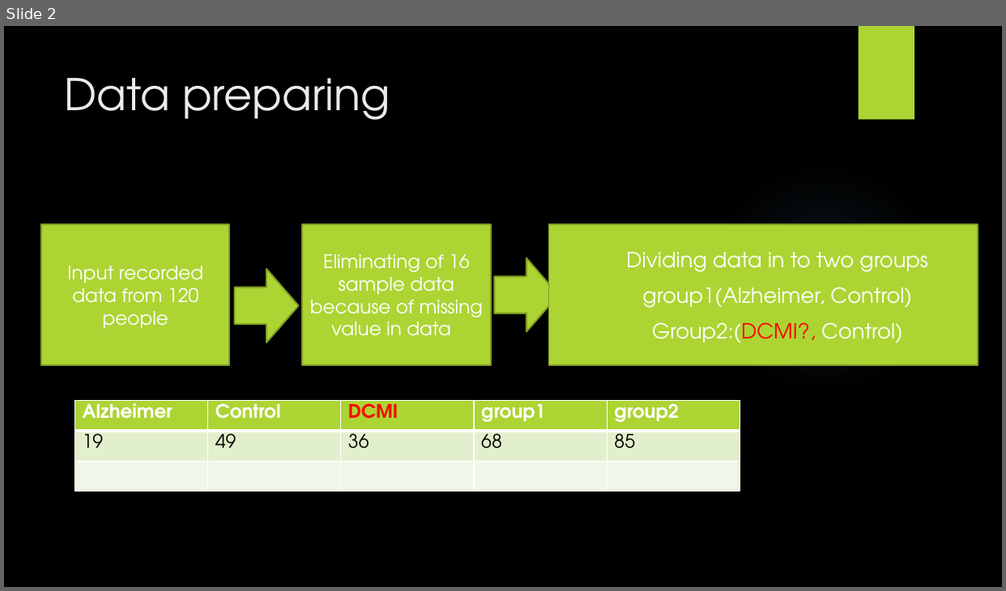
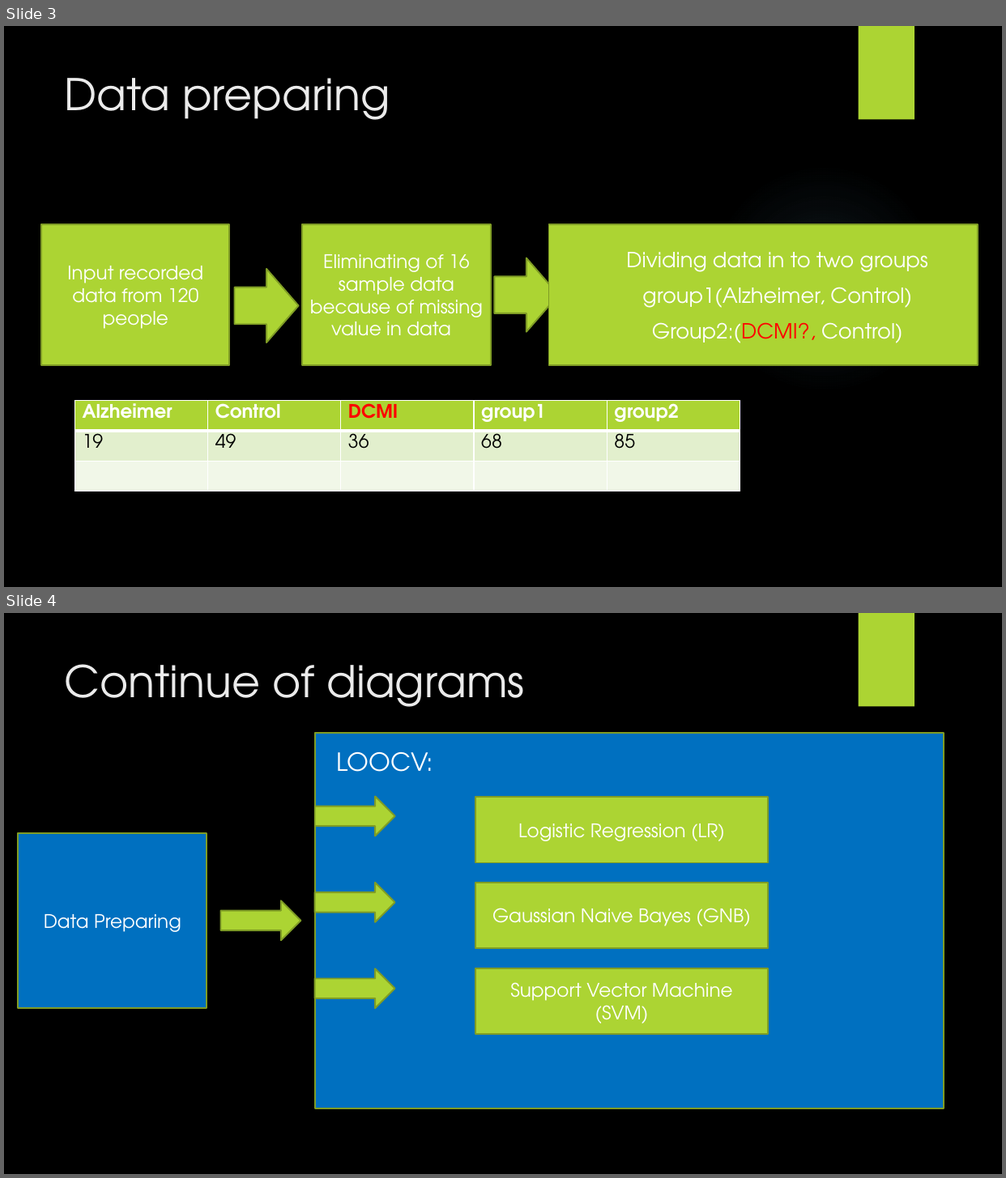
Before and after one commit to aminkhod/Eye_tracking-Neuroscience, a slide deck: Eye track Analysis Diagram.pptx. Shown one above the other, each under a label of ours: slide 2 before the commit, slides 3 and 4 after it. The pictures are 1006x591 and 1006x1178 pixels, drawn with LibreOffice and Linux fonts; fonts in the diff are those of the drawing; background and template pictures are left out. Boxes give left, top, right and bottom in pixels: in the first picture for what was removed or moved away, otherwise in the second. Text is boxed around its words. In the diff, an @@ line names an element or a change of style, - is before the commit and + after.

```diff
--- a/Eye track Analysis Diagram.pptx
+++ b/Eye track Analysis Diagram.pptx
@@ slide 4 added at box(4, 613, 1002, 1174), background picture (left out); not listed: 1 template element that a slide beside it also shows @@
@@ title added at box(65, 664, 524, 707), 42 pt, text #EBEBEB @@
+Continue of diagrams
@@ rectangle added at box(315, 733, 944, 1110), fill #0070C0, outline #7F9D26 1.5 pt @@
@@ text added at box(337, 752, 434, 772), 24 pt, text #FFFFFF @@
+LOOCV:
@@ right arrow added at box(315, 796, 394, 836), fill #ACD433, outline #7F9D26 1.5 pt @@
@@ rectangle added at box(475, 797, 769, 863), fill #ACD433, outline #7F9D26 1.5 pt, 18 pt, text #FFFFFF @@
+Logistic Regression (LR)
@@ rectangle added at box(19, 833, 206, 1007), fill #0070C0, outline #7F9D26 1.5 pt, 18 pt, text #FFFFFF @@
+Data Preparing
@@ right arrow added at box(221, 901, 301, 941), fill #ACD433, outline #7F9D26 1.5 pt @@
@@ right arrow added at box(315, 883, 394, 922), fill #ACD433, outline #7F9D26 1.5 pt @@
@@ rectangle added at box(475, 883, 769, 948), fill #ACD433, outline #7F9D26 1.5 pt, 18 pt, text #FFFFFF @@
+Gaussian Naive Bayes (GNB)
@@ right arrow added at box(315, 969, 394, 1008), fill #ACD433, outline #7F9D26 1.5 pt @@
@@ rectangle added at box(475, 969, 769, 1034), fill #ACD433, outline #7F9D26 1.5 pt, 18 pt, text #FFFFFF @@
+Support Vector Machine (SVM)
@@ what was slide 2 is now slide 3 @@
```
Also in this commit, not shown: 6 other slides added.
